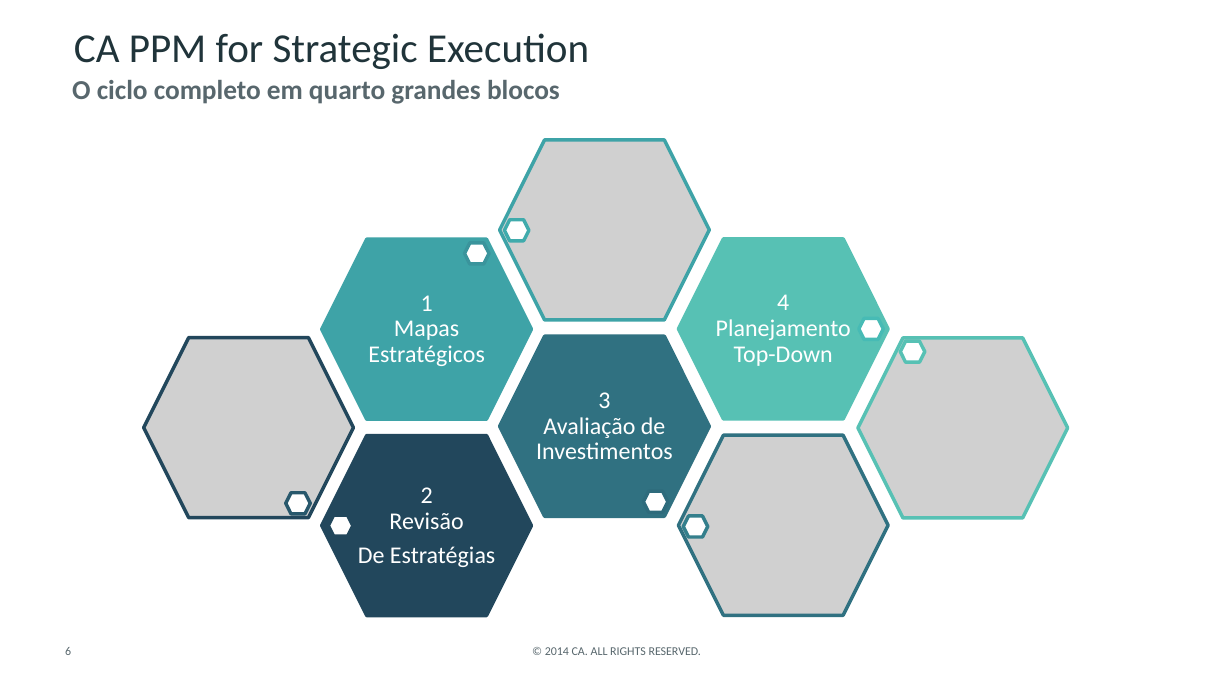
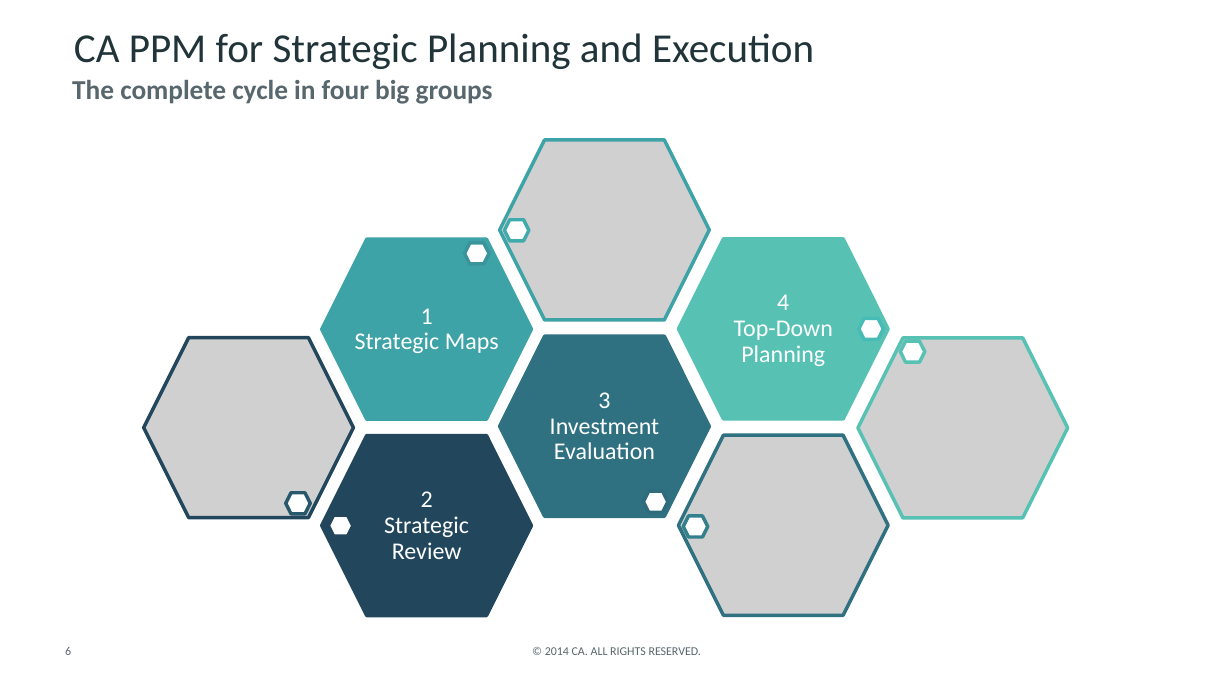
Before and after one commit to CALATAMITBMCOE/Strategic-Alignment, a slide deck: slide 6 of Documentation/CA PPM for Strategic Planning and Execution_EN.pptx. Drawn at 1232x694 pixels with LibreOffice and Linux fonts; fonts in the diff are those of the drawing; grey boxes stand for pictures; background and template pictures are left out. Boxes give left, top, right and bottom in pixels: in the first picture for what was removed or moved away, otherwise in the second. Text is boxed around its words. In the diff, an @@ line names an element or a change of style, - is before the commit and + after.

```diff
--- a/Documentation/CA PPM for Strategic Planning and Execution_EN.pptx
+++ b/Documentation/CA PPM for Strategic Planning and Execution_EN.pptx
@@ title at <box>74,33,814,69</box>: text changed @@
-CA PPM for Strategic Execution
+CA PPM for Strategic Planning and Execution
@@ text at <box>72,80,493,104</box>: text changed @@
-O ciclo completo em quarto grandes blocos
+The complete cycle in four big groups
@@ text at <box>734,294,833,366</box>: text changed @@
-4
-Planejamento Top-Down
+4
+Top-Down Planning
@@ text at <box>355,308,499,353</box>: text changed @@
-1
-Mapas Estratégicos
+1
+Strategic Maps
@@ text at <box>550,392,659,459</box>: text changed @@
-3
-Avaliação de Investimentos
+3
+Investment Evaluation
@@ text at <box>384,491,469,559</box>: text changed @@
-2
-Revisão
-De Estratégias
+2
+Strategic Review
```
Also in this commit, not shown: 31 other slides changed, 3 slides added, 3 slides removed, 2 other files.
